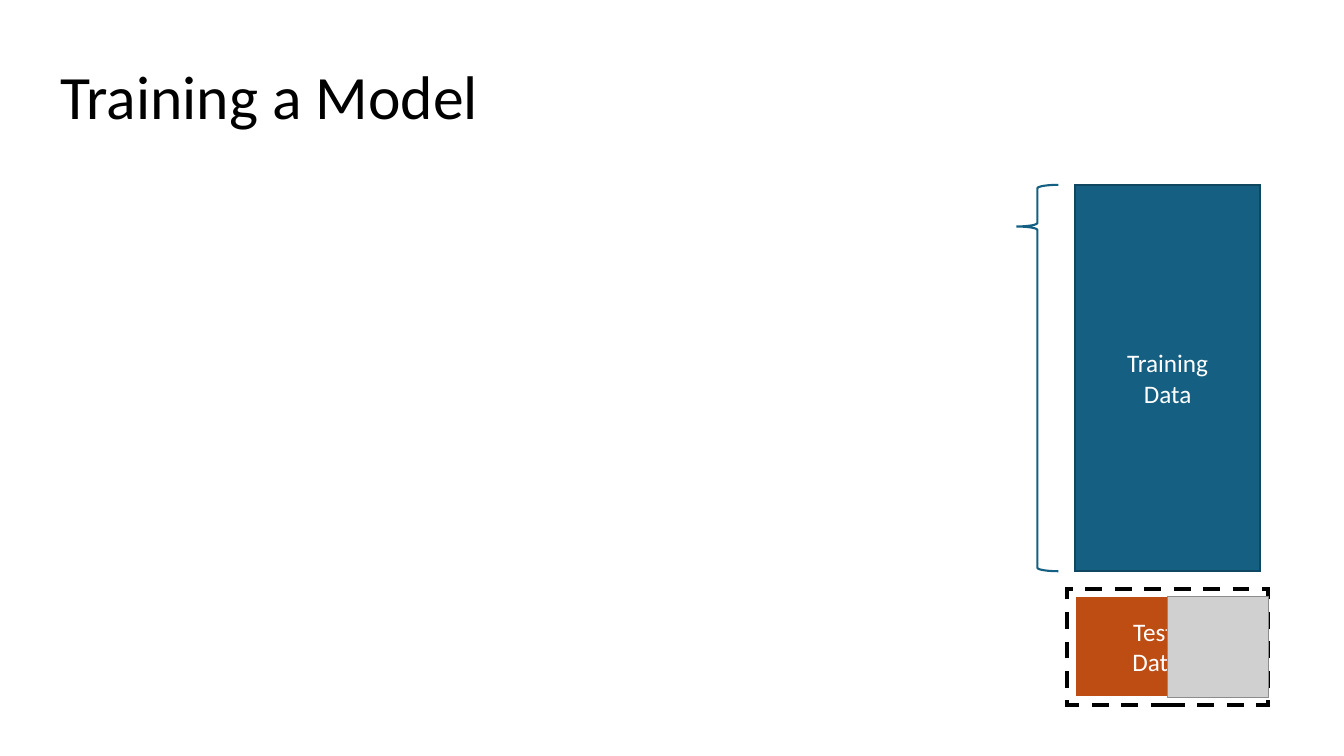
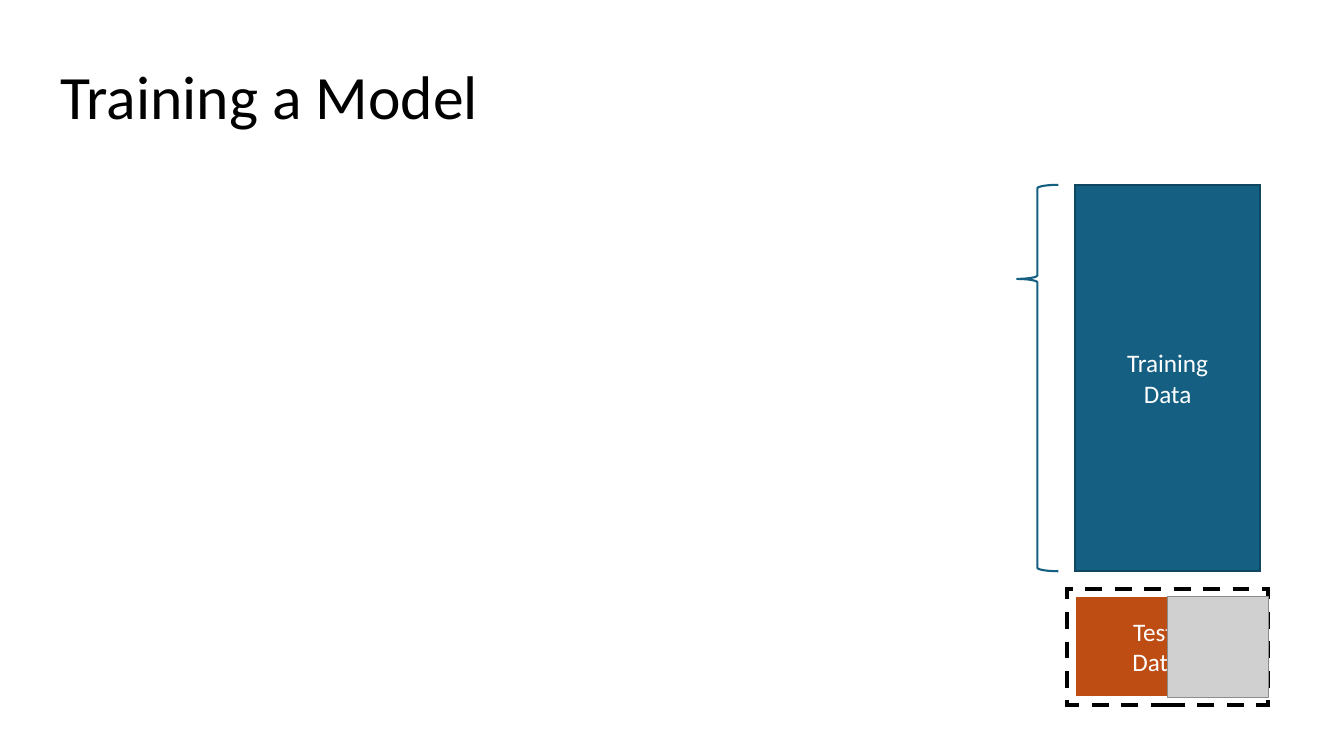
Before and after one commit to mhahsler/CS7320-AI, a slide deck: slide 20 of slides/19_ML_intro.pptx. Drawn at 1344x756 pixels with LibreOffice and Linux fonts; fonts in the diff are those of the drawing; grey boxes stand for pictures. Boxes give left, top, right and bottom in pixels: in the first picture for what was removed or moved away, otherwise in the second. Text is boxed around its words. In the diff, an @@ line names an element or a change of style, - is before the commit and + after.

```diff
--- a/slides/19_ML_intro.pptx
+++ b/slides/19_ML_intro.pptx
@@ left brace at (1016,185,1059,571): proportions changed @@
```
Also in this commit, not shown: 12 other slides changed, 1 other file.
